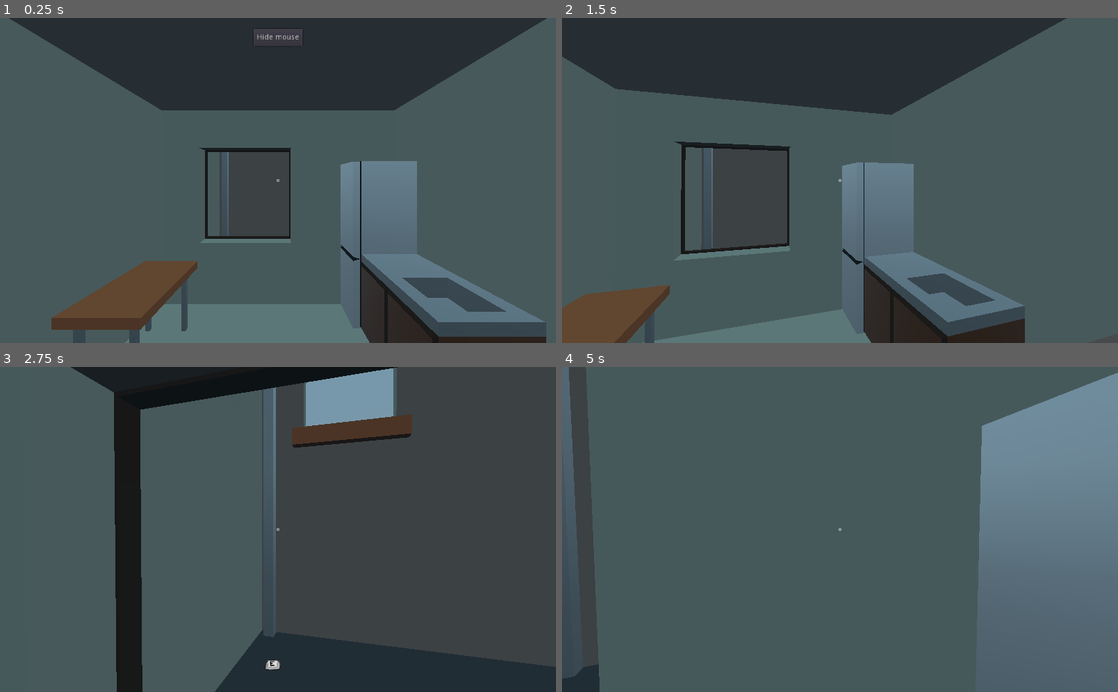
Above: before the commit, frames 1-4 (two rows, left to right).
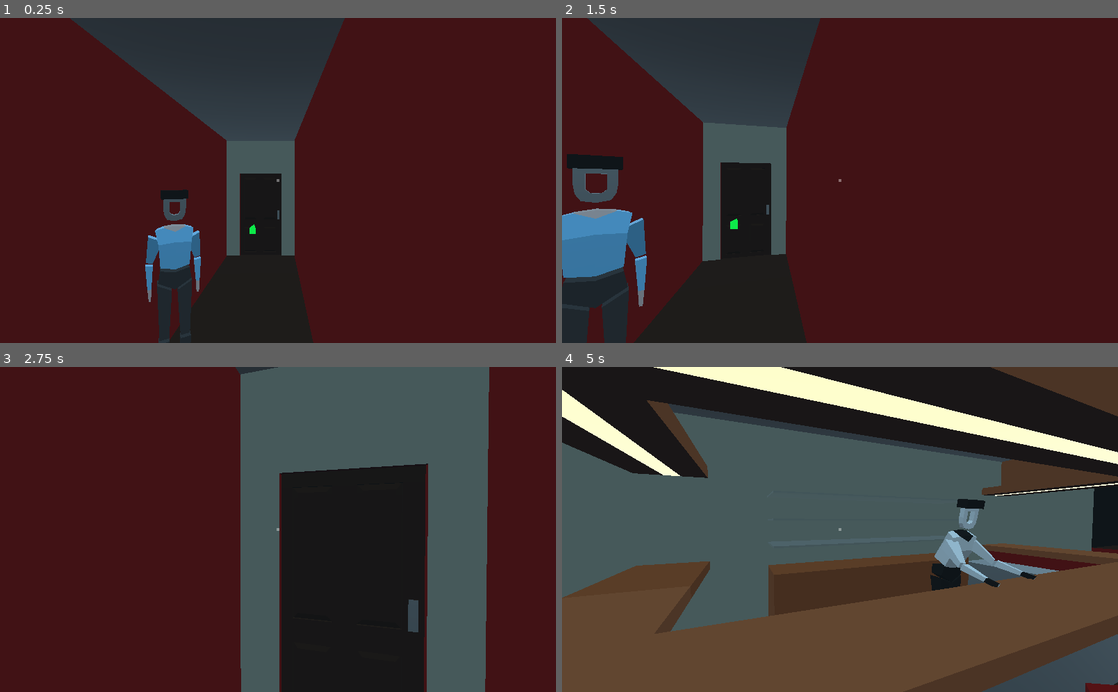
Above: after the commit, the same moments.

Repository: Eptwalabha/ld47
Game: Godot game, scene res://scenes/Game2.tscn
Two runs of this game, one before a commit and one after it. Both use one fixed random seed, a clock stepped at 60 frames per second and the inputs below. Sound files missing from this copy of the repository are replaced by a short silence.
Inputs (mouse positions are in pixels of both pictures, inside the frame that each line leads up to):
- Up to frame 1 (0.25 s): no input
- Up to frame 2 (1.5 s): click (840, 37) at 0.5 s, where only the run before the commit has a clickable "Hide mouse"; tap Enter at 1.25 s; move the mouse to (867, 180) at 1.27 s; hold W (move_forward) from 1.28 s (still down); tap E (context_action) at 1.35 s
- Up to frame 3 (2.75 s): keep holding W (move_forward); move the mouse to (250, 529) at 2.02 s; tap E (context_action) at 2.1 s
- Up to frame 4 (5 s): keep holding W (move_forward); move the mouse to (851, 523) at 2.77 s; tap E (context_action) at 2.85, 3.6, 4.35 s; move the mouse to (834, 536) at 3.52 s; move the mouse to (878, 532) at 4.27 s

The runs differ from the first frame. In frame 1, 86% of the frame differs, in the area x 0-100%, y 0-100%; in frame 2, 86%; in frame 3, 81%; in frame 4, 71%.

Commit message:
add bar interior

Diff:
--- a/project.godot
+++ b/project.godot
@@ -33,6 +33,11 @@
 "class": "BarLocation",
 "language": "GDScript",
 "path": "res://scenes/location/bar/BarLocation.gd"
+}, {
+"base": "Location",
+"class": "BarStorageRoom",
+"language": "GDScript",
+"path": "res://scenes/location/bar/BarStorageRoom.gd"
 }, {
 "base": "Spatial",
 "class": "Car",
@@ -200,6 +205,7 @@
 "Bar": "",
 "BarCorridor": "",
 "BarLocation": "",
+"BarStorageRoom": "",
 "Car": "",
 "CarInside": "",
 "CarInsideArea": "",
--- a/scenes/Game2.gd
+++ b/scenes/Game2.gd
@@ -5,6 +5,8 @@
 onready var ui := $UI as UI
 var triggers := {}
 
+func _ready() -> void:
+	ui.capture_mouse()
 
 func _physics_process(delta: float) -> void:
 	current_player.physics_process(delta)
@@ -82,8 +84,19 @@
 		triggers.erase(trigger.id)
 
 func _on_Flat_dialog_triggered(dialog_trigger: DialogTriggerArea) -> void:
-	print("request dialog %s" % dialog_trigger.id)
+	print("super")
 
+func _on_Bar_dialog_triggered(dialog_trigger: DialogTriggerArea) -> void:
+	print("ici")
+	match dialog_trigger.id:
+		"bar/friend":
+			if not Data.friend_intro_bar:
+				Data.friend_intro_bar = true
+				$Map/Bar.show_restroom()
+			else:
+				print("request dialog with friend")
+		var dialog_id:
+			print("request dialog %s" % dialog_id)
 
 func _on_Bar_door_interacted_with(door) -> void:
 	door.toggle()
--- a/scenes/Game2.tscn
+++ b/scenes/Game2.tscn
@@ -15,6 +15,12 @@
 [ext_resource path="res://scenes/location/bar/BarStorageRoom.tscn" type="PackedScene" id=13]
 [ext_resource path="res://scenes/characters/Character.tscn" type="PackedScene" id=14]
 [ext_resource path="res://scenes/chapters/bar/Bar.gd" type="Script" id=15]
+[ext_resource path="res://scenes/location/bar/RestroomLocation.tscn" type="PackedScene" id=16]
+[ext_resource path="res://scenes/location/bar/BarLocation.tscn" type="PackedScene" id=17]
+[ext_resource path="res://scenes/location/bar/BarCounter.tscn" type="PackedScene" id=18]
+[ext_resource path="res://scenes/props/bar/PoolTable.tscn" type="PackedScene" id=19]
+[ext_resource path="res://assets/models/bar-v2/restroom-sign.glb" type="PackedScene" id=20]
+[ext_resource path="res://scenes/characters/Bartender.tscn" type="PackedScene" id=22]
 
 [sub_resource type="BoxShape" id=1]
 extents = Vector3( 1.02594, 0.91001, 1.07202 )
@@ -88,32 +94,68 @@
 id = "flat/dialog/plant"
 
 [node name="Bar" type="Spatial" parent="Map"]
-visible = false
+transform = Transform( 1, 0, 0, 0, 1, 0, 0, 0, 1, -18, 0, 0 )
 script = ExtResource( 15 )
 
 [node name="BarStorageRoom" parent="Map/Bar" instance=ExtResource( 13 )]
-transform = Transform( 1, 0, 0, 0, 1, 0, 0, 0, 1, -4.70981, -5.67547, 2.27918 )
 
 [node name="TP" type="Spatial" parent="Map/Bar/BarStorageRoom"]
 transform = Transform( 1, 0, 0, 0, 1, 0, 0, 0, 1, 0, 1, -2 )
 
-[node name="Door" parent="Map/Bar/BarStorageRoom" instance=ExtResource( 9 )]
+[node name="RestroomLocation" parent="Map/Bar" instance=ExtResource( 16 )]
+
+[node name="RestroomLocationReverse" parent="Map/Bar" instance=ExtResource( 16 )]
+transform = Transform( 1, 0, 0, 0, 1, 0, 0, 0, -1, 0, 0, 0 )
+
+[node name="Pivot" type="Spatial" parent="Map/Bar"]
+
+[node name="Door" parent="Map/Bar/Pivot" instance=ExtResource( 9 )]
 transform = Transform( 1, 0, 0, 0, 1, 0, 0, 0, 1, -0.5, 0, -3.9 )
 id = "bar/door/bar"
-max_angle = -90
+max_angle = -95
+
+[node name="BarLocation" parent="Map/Bar/Pivot" instance=ExtResource( 17 )]
+
+[node name="BarCounter" parent="Map/Bar/Pivot" instance=ExtResource( 18 )]
+transform = Transform( 1, 0, 0, 0, 1, 0, 0, 0, 1, 2, 0, -10.35 )
+
+[node name="restroom-sign" parent="Map/Bar/Pivot" instance=ExtResource( 20 )]
+
+[node name="PoolTable1" parent="Map/Bar/Pivot" instance=ExtResource( 19 )]
+transform = Transform( -1.62921e-07, 0, -1, 0, 1, 0, 1, 0, -1.62921e-07, -5.349, 0, -11.166 )
+
+[node name="PoolTable2" parent="Map/Bar/Pivot" instance=ExtResource( 19 )]
+transform = Transform( -1.62921e-07, 0, -1, 0, 1, 0, 1, 0, -1.62921e-07, -5.349, 0, -6.344 )
+
+[node name="Bartender" parent="Map/Bar/Pivot" instance=ExtResource( 22 )]
+transform = Transform( 1, 0, 1.74846e-07, 0, 1, 0, -1.74846e-07, 0, 1, 2.00415, 0.0873877, -8.91695 )
+
+[node name="Character" parent="Map/Bar/Pivot" instance=ExtResource( 14 )]
+transform = Transform( -1, 0, -8.74228e-08, 0, 1, 0, 8.74228e-08, 0, -1, 3.56302, 0, -7.49336 )
+default = "sit-stool-idle"
+
+[node name="Triggers" type="Spatial" parent="Map/Bar/Pivot"]
+
+[node name="DialogFriend" parent="Map/Bar/Pivot/Triggers" instance=ExtResource( 11 )]
+transform = Transform( 1, 0, 0, 0, 1, 0, 0, 0, 1, 3.56302, 1.36202, -7.49336 )
+id = "bar/friend"
+
+[node name="DialogBartender" parent="Map/Bar/Pivot/Triggers" instance=ExtResource( 11 )]
+transform = Transform( 1, 0, 0, 0, 1, 0, 0, 0, 1, 2.02339, 1.36202, -8.5514 )
+id = "bar/bartender"
 
 [node name="Player" type="Spatial" parent="."]
 
 [node name="Player" parent="Player" instance=ExtResource( 6 )]
+transform = Transform( 1, 0, 0, 0, 1, 0, 0, 0, 1, 0, -4.60343, -4.30777 )
 [connection signal="dialog_triggered" from="Map/Flat" to="." method="_on_Flat_dialog_triggered"]
 [connection signal="door_interacted_with" from="Map/Flat" to="." method="_on_Appartment_door_interacted_with"]
 [connection signal="tp_entered" from="Map/Flat" to="." method="_on_Appartment_tp_entered"]
 [connection signal="tp_exited" from="Map/Flat" to="." method="_on_Appartment_tp_exited"]
-[connection signal="visibility_changed" from="Map/Flat" to="Map/Flat" method="_on_Flat_visibility_changed"]
 [connection signal="interacted_with" from="Map/Flat/Door" to="Map/Flat" method="_on_Door_interacted_with"]
+[connection signal="dialog_triggered" from="Map/Bar" to="." method="_on_Bar_dialog_triggered"]
 [connection signal="door_interacted_with" from="Map/Bar" to="." method="_on_Bar_door_interacted_with"]
-[connection signal="visibility_changed" from="Map/Bar" to="Map/Bar" method="_on_Bar_visibility_changed"]
-[connection signal="interacted_with" from="Map/Bar/BarStorageRoom/Door" to="Map/Bar" method="_on_Door_interacted_with"]
+[connection signal="interacted_with" from="Map/Bar/Pivot/Door" to="Map/Bar" method="_on_Door_interacted_with"]
 
 [editable path="Map/Flat/BackStreetBuilding/BarCorridor/TPTrigger"]
 
--- a/scenes/chapters/bar/Bar.gd
+++ b/scenes/chapters/bar/Bar.gd
@@ -1,10 +1,30 @@
 extends Spatial
 
 signal door_interacted_with(door)
+signal tp_entered(trigger)
+signal tp_exited(trigger)
+signal dialog_triggered(dialog_trigger)
+
+onready var restroom_door := $Pivot/Door
+
+func _ready() -> void:
+	for trigger in $Pivot/Triggers.get_children():
+		if trigger is TPTrigger:
+			trigger.connect("player_entered", self, "emit_signal", ["tp_entered", trigger])
+			trigger.connect("player_exited", self, "emit_signal", ["tp_exited", trigger])
+		elif trigger is DialogTriggerArea:
+			trigger.connect("interacted_with", self, "emit_signal", ["dialog_triggered", trigger])
 
 func _on_Door_interacted_with() -> void:
-	emit_signal("door_interacted_with", $BarStorageRoom/Door)
+	emit_signal("door_interacted_with", restroom_door)
 
+func show_restroom() -> void:
+	restroom_door.close()
+	_set_active($RestroomLocation, true)
+	_set_active($RestroomLocationReverse, true)
+	_set_active($BarStorageRoom, false)
 
-func _on_Bar_visibility_changed() -> void:
-	print("bar visible %s" % visible)
+func _set_active(location: Location, active: bool) -> void:
+	location.set_active(active)
+	location.visible = active
+	print("%s %s" % [location, active])
--- a/scenes/chapters/flat/Flat.gd
+++ b/scenes/chapters/flat/Flat.gd
@@ -23,7 +23,3 @@
 
 func _on_Door_interacted_with() -> void:
 	emit_signal("door_interacted_with", $Door)
-
-
-func _on_Flat_visibility_changed() -> void:
-	print("flat visible %s" % visible)
--- /dev/null
+++ b/scenes/location/bar/BarStorageRoom.gd
@@ -0,0 +1,2 @@
+class_name BarStorageRoom
+extends Location
--- a/scenes/location/bar/BarStorageRoom.tscn
+++ b/scenes/location/bar/BarStorageRoom.tscn
@@ -1,6 +1,7 @@
-[gd_scene load_steps=5 format=2]
+[gd_scene load_steps=6 format=2]
 
 [ext_resource path="res://assets/models/bar-v2/bar-storage-room.glb" type="PackedScene" id=1]
+[ext_resource path="res://scenes/location/bar/BarStorageRoom.gd" type="Script" id=2]
 
 [sub_resource type="BoxShape" id=1]
 extents = Vector3( 0.884528, 0.1, 1.5 )
@@ -12,6 +13,7 @@
 extents = Vector3( 0.942, 1.451, 0.1 )
 
 [node name="BarStorageRoom" instance=ExtResource( 1 )]
+script = ExtResource( 2 )
 
 [node name="StaticBody" type="StaticBody" parent="." index="1"]
 collision_layer = 2
--- a/scenes/location/bar/RestroomLocation.tscn
+++ b/scenes/location/bar/RestroomLocation.tscn
@@ -6,7 +6,7 @@
 [ext_resource path="res://scenes/props/bar/Urinal.tscn" type="PackedScene" id=4]
 
 [sub_resource type="BoxShape" id=1]
-extents = Vector3( 5.16249, 0.2, 1.90119 )
+extents = Vector3( 5.162, 0.1, 1.901 )
 
 [sub_resource type="BoxShape" id=2]
 extents = Vector3( 0.2, 1.5, 1.901 )
--- a/scenes/ui/UI.gd
+++ b/scenes/ui/UI.gd
@@ -44,6 +44,9 @@
 	Input.set_mouse_mode(Input.MOUSE_MODE_VISIBLE)
 	mouse_capture.visible = true
 
-func _on_Button_pressed() -> void:
+func capture_mouse() -> void:
 	Input.set_mouse_mode(Input.MOUSE_MODE_CAPTURED)
 	mouse_capture.visible = Input.get_mouse_mode() != Input.MOUSE_MODE_CAPTURED
+
+func _on_Button_pressed() -> void:
+	capture_mouse()
Not shown: 1 places in scenes/Game2.tscn that only renumber resources
